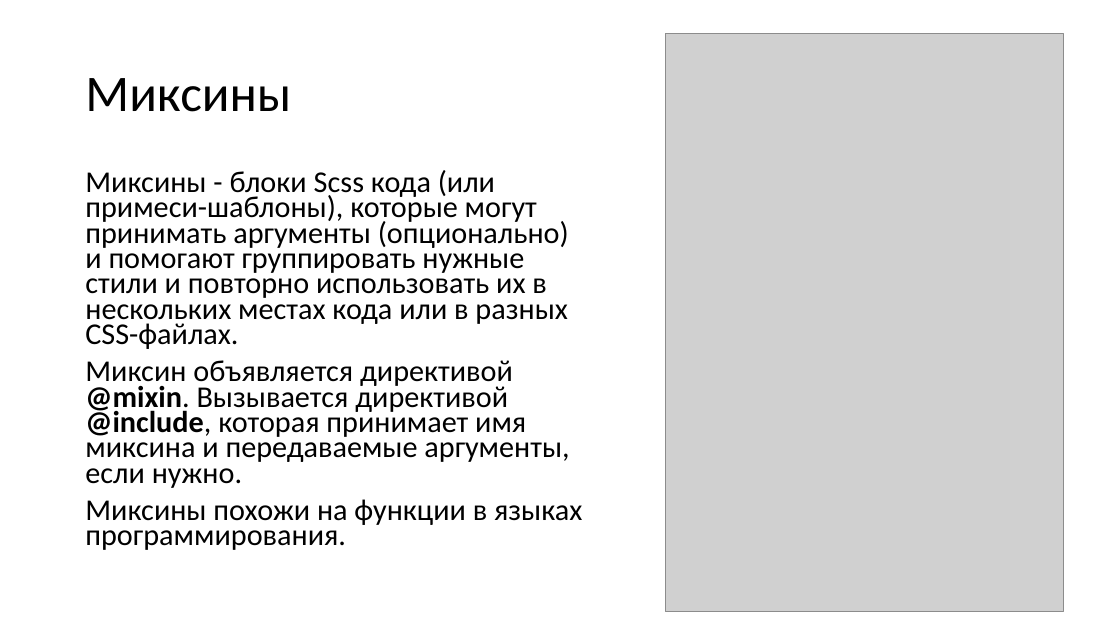
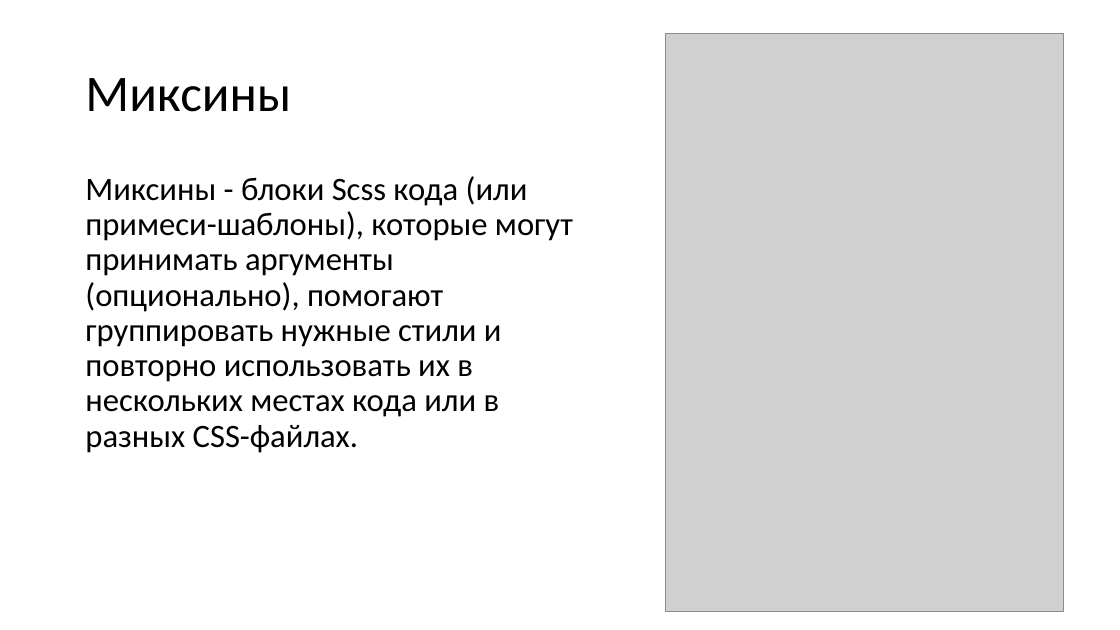
Before and after one commit to TalantRys/scss-study, a slide deck: slide 9 of sass.pptx (slide 8 before the commit). Drawn at 1120x630 pixels with LibreOffice and Linux fonts; fonts in the diff are those of the drawing; grey boxes stand for pictures. Boxes give left, top, right and bottom in pixels: in the first picture for what was removed or moved away, otherwise in the second. Text is boxed around its words. In the diff, an @@ line names an element or a change of style, - is before the commit and + after.

```diff
--- a/sass.pptx
+++ b/sass.pptx
@@ text at <box>85,176,573,453</box>: text changed; size 25.9 to 28 pt @@
-Миксины - блоки Scss кода (или примеси-шаблоны), которые могут принимать аргументы (опционально) и помогают группировать нужные стили и повторно использовать их в нескольких местах кода или в разных CSS-файлах.
-Миксин объявляется директивой @mixin. Вызывается директивой @include, которая принимает имя миксина и передаваемые аргументы, если нужно.
-Миксины похожи на функции в языках программирования.
+Миксины - блоки Scss кода (или примеси-шаблоны), которые могут принимать аргументы (опционально), помогают группировать нужные стили и повторно использовать их в нескольких местах кода или в разных CSS-файлах.
```
Also in this commit, not shown: 5 other slides changed, 4 slides added, 1 slide removed.
